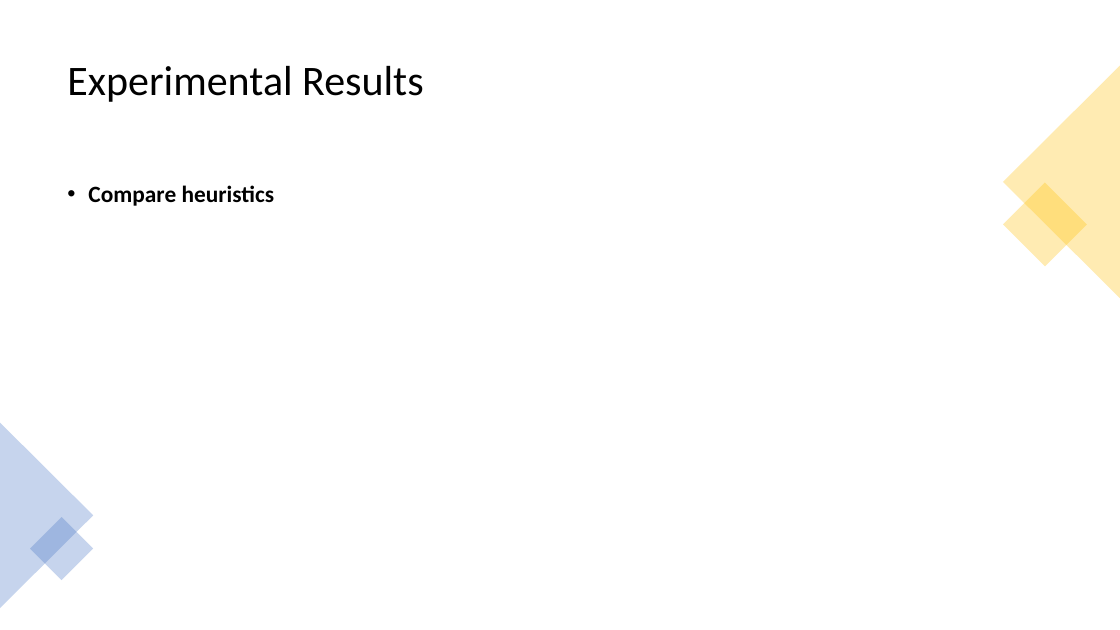
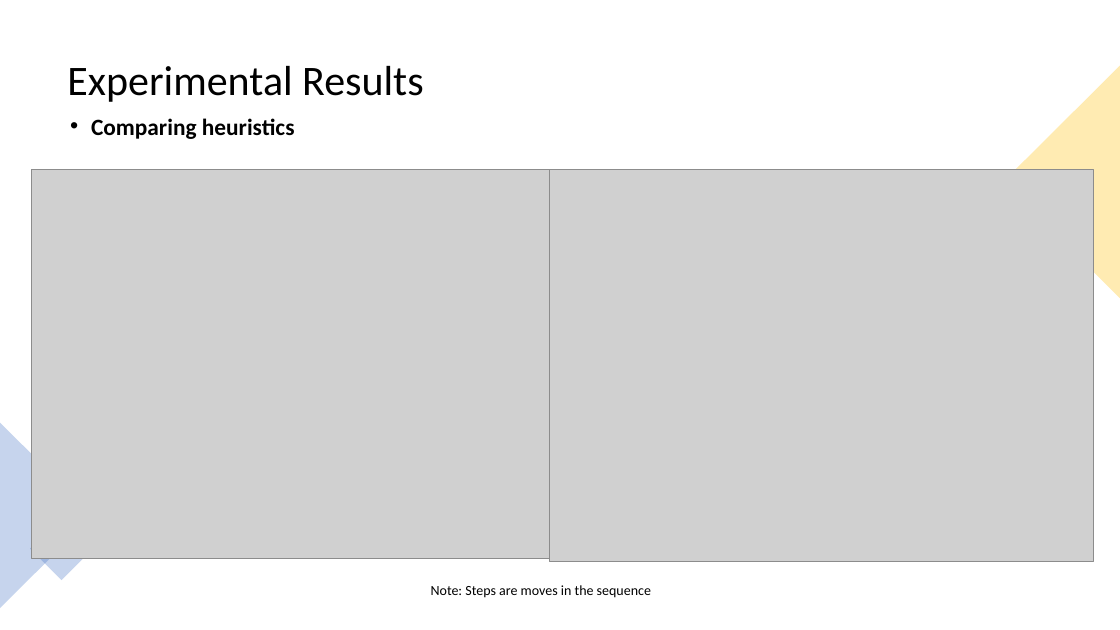
Before and after one commit to Juanbl2001/IART, a slide deck: slide 8 of docs/Final Delivery.odp. Drawn at 1120x630 pixels with LibreOffice and Linux fonts; fonts in the diff are those of the drawing; grey boxes stand for pictures. Boxes give left, top, right and bottom in pixels: in the first picture for what was removed or moved away, otherwise in the second. Text is boxed around its words. In the diff, an @@ line names an element or a change of style, - is before the commit and + after.

```diff
--- a/docs/Final Delivery.odp
+++ b/docs/Final Delivery.odp
@@ text at (x1=91, y1=118, x2=295, y2=139): text changed @@
-• Compare heuristics
+• Comparing heuristics
@@ picture added at (x1=31, y1=170, x2=552, y2=559) @@
@@ picture added at (x1=549, y1=170, x2=1094, y2=561) @@
@@ freeform shape removed at (x1=1003, y1=183, x2=1088, y2=267) @@
@@ text added at (x1=431, y1=585, x2=651, y2=598), 12 pt, text #000000 @@
+Note: Steps are moves in the sequence
```
Also in this commit, not shown: 4 other slides changed, 8 other files.
